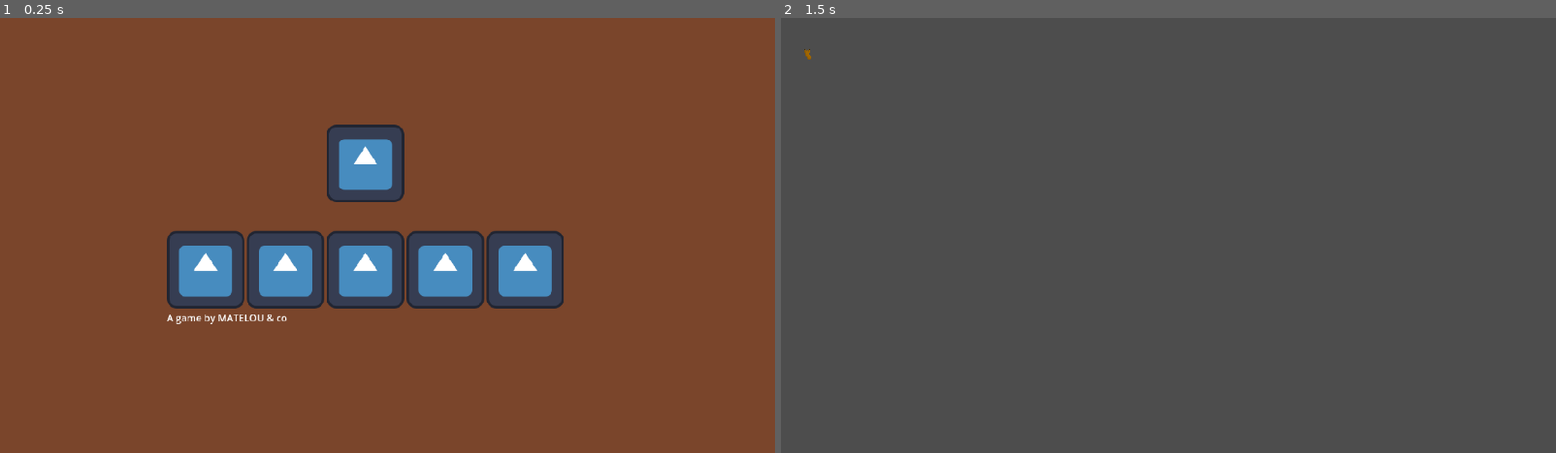
Above: before the commit, frames 1-2 (left to right).
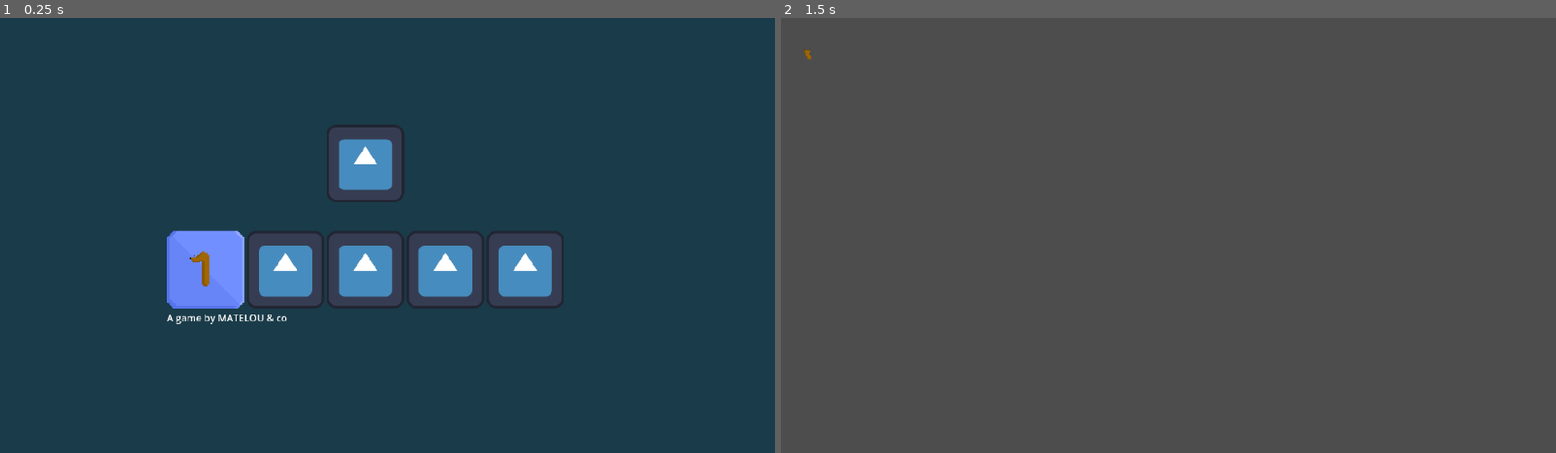
Above: after the commit, the same moments.

Repository: Skyepulse/LudumDare56
Game: Godot game, scene res://Level Scenes/control.tscn
Two runs of this game, one before a commit and one after it. Both use one fixed random seed, a clock stepped at 60 frames per second and the inputs below. The engine's default icon, where the game draws it, is replaced by a stand-in: a white triangle on a blue panel in a dark square.
Inputs (mouse positions are in pixels of both pictures, inside the frame that each line leads up to):
- Up to frame 1 (0.25 s): no input
- Up to frame 2 (1.5 s): click (990, 270) at 0.5 s; tap Enter at 1.25 s; move the mouse to (812, 52) at 1.27 s; click (812, 52) at 1.42 s

The runs differ from the first frame. In frame 1, 91% of the frame differs, in the area x 0-100%, y 0-100%; in frame 2, nothing differs.

Commit message:
Updated slug button + import settings

Diff:
--- a/Level Scenes/control.tscn
+++ b/Level Scenes/control.tscn
@@ -1,7 +1,9 @@
-[gd_scene load_steps=3 format=3 uid="uid://dkttx7hp2ycs0"]
+[gd_scene load_steps=5 format=3 uid="uid://dkttx7hp2ycs0"]
 
 [ext_resource type="Script" path="res://level selector/control.gd" id="1_k1eak"]
 [ext_resource type="Texture2D" uid="uid://bxycrnu4ryrob" path="res://icon.svg" id="2_tf11g"]
+[ext_resource type="Texture2D" uid="uid://j0usy34axpc1" path="res://Sprites/level_box_1.png" id="3_q60ex"]
+[ext_resource type="Texture2D" uid="uid://d7a0k5rjuotw" path="res://Sprites/level_box_1_fonce.png" id="4_nces2"]
 
 [node name="LevelSelect" type="Control"]
 layout_mode = 3
@@ -19,7 +21,7 @@
 anchor_bottom = 1.0
 grow_horizontal = 2
 grow_vertical = 2
-color = Color(0.478239, 0.272018, 0.17073, 1)
+color = Color(0.101813, 0.230543, 0.28611, 1)
 
 [node name="MarginContainer" type="MarginContainer" parent="."]
 custom_minimum_size = Vector2(10, 10)
@@ -56,8 +58,11 @@
 alignment = 1
 
 [node name="level1" type="TextureButton" parent="MarginContainer/VBoxContainer/HBoxContainer"]
+custom_minimum_size = Vector2(128, 0)
 layout_mode = 2
-texture_normal = ExtResource("2_tf11g")
+texture_normal = ExtResource("3_q60ex")
+texture_pressed = ExtResource("4_nces2")
+stretch_mode = 0
 
 [node name="level2" type="TextureButton" parent="MarginContainer/VBoxContainer/HBoxContainer"]
 layout_mode = 2
Not shown, added: Sprites/carred1.png.import
Not shown, added: Sprites/carred2.png.import
Not shown, added: Sprites/fox_walk1.png.import
Not shown, added: Sprites/fox_walk2.png.import
Not shown, added: Sprites/frog1.png.import
Not shown, added: Sprites/frog2.png.import
Not shown, added: Sprites/level_box_1.png.import
Not shown, added: Sprites/level_box_1_fonce.png.import
Not shown, added: Sprites/poulet1.png.import
Not shown, added: Sprites/poulet2.png.import
Not shown, added: Sprites/road.png.import
Not shown, added: Sprites/snake1.png.import
(and 1 more such lines)
